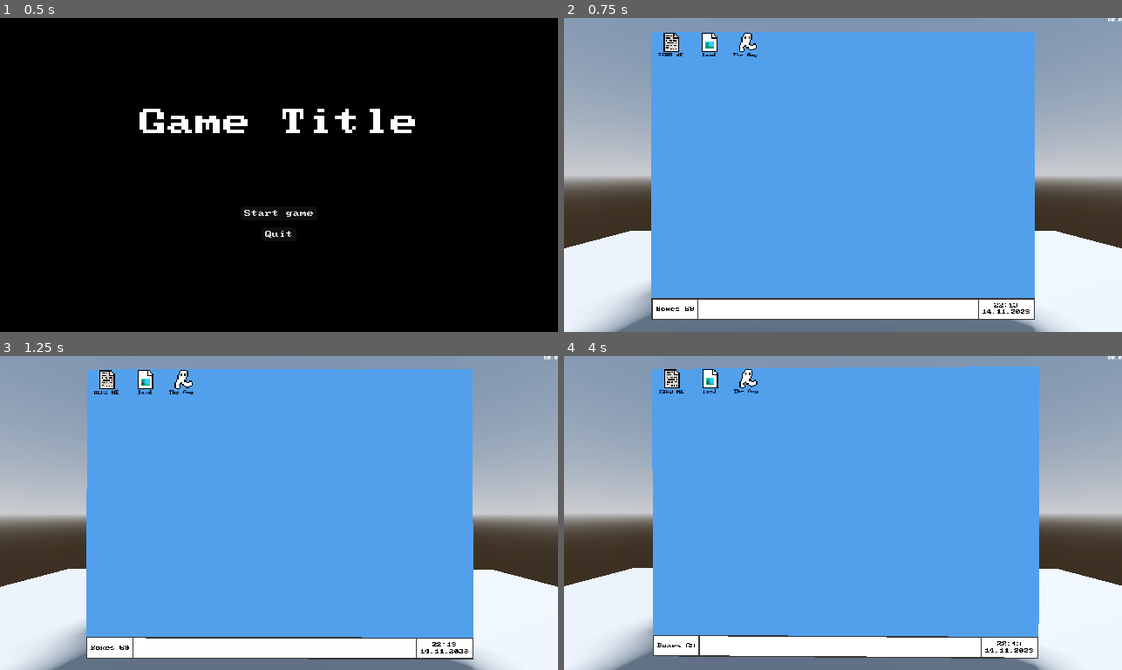
Above: before the commit, frames 1-4 (two rows, left to right).
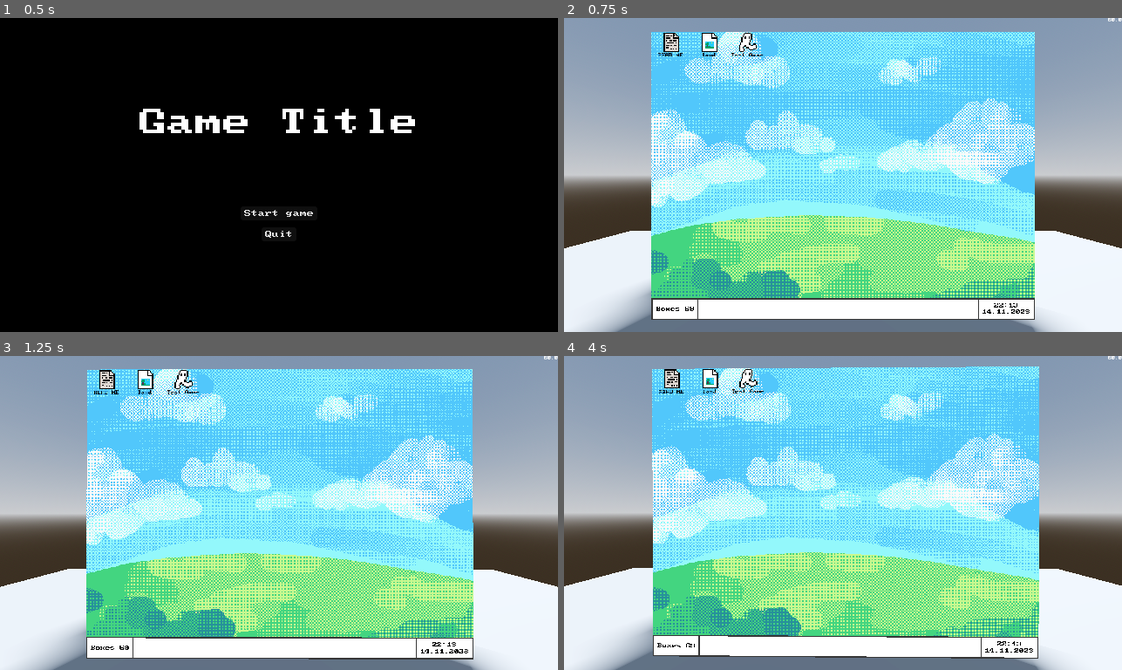
Above: after the commit, the same moments.

Repository: Neqdos/bad-ideas-game-jam-2026
Game: Godot game, scene res://ui/main_menu/main_menu.tscn
Same seed, same stepped clock (60 frames per second), same inputs: the game is played once before the commit and once after it.
Inputs (mouse positions are in pixels of both pictures, inside the frame that each line leads up to):
- Up to frame 1 (0.5 s): no input
- Up to frame 2 (0.75 s): click "Start game" at 0.5 s
- Up to frame 3 (1.25 s): no input
- Up to frame 4 (4 s): tap Enter at 1.25 s; move the mouse to (965, 497) at 1.27 s; hold D (right) 1.28-2 s; hold Space (jump) 1.28-2 s; click (965, 497) at 1.42 s; drag from (731, 528) to (815, 575) at 2.02 s; move the mouse to (898, 443) at 2.77 s; hold D (right) 2.78-3.5 s; hold Ctrl (crouch) 2.78-3.5 s; click (898, 443) at 2.92 s; tap Space (jump) at 3.05 s; drag from (815, 575) to (675, 465) at 3.52 s

Frame 1 is identical in both runs. In frame 2, 58% of the frame differs, in the area x 15-85%, y 4-90%; in frame 3, 59%; in frame 4, 59%, in the area x 15-86%, y 3-90%.
Error after the commit: Invalid access to property or key 'settings' on a base object of type 'Nil'. (res://ui/pause_menu/settings/settings.gd:26)

Commit message:
file tiles

Diff:
--- a/_autoloads/desktop_manager.gd
+++ b/_autoloads/desktop_manager.gd
@@ -2,6 +2,8 @@
 
 signal window_grab_focus(window: FileWindow)
 signal taskbar_icon_hovered(taskbar_icon: TaskbarIcon)
+
+signal desktop_icon_dropped(desktop_icon: DesktopIcon, from: Vector2i)
 
 const DESKTOP_ICON_SCENE = preload("uid://d2cy4fxujo4kc")
 
--- /dev/null
+++ b/_shaders/grayscale.gdshader
@@ -0,0 +1,9 @@
+shader_type canvas_item;
+
+uniform bool is_on = true;
+
+void fragment() {
+	if (is_on){
+		COLOR.rgb = mix(vec3((COLOR.r + COLOR.g + COLOR.b) / 3.0),  vec3(0.299 * COLOR.r + 0.587 * COLOR.g + 0.114 * COLOR.b), 1.0);
+	}
+}
--- a/desktop/desktop.tscn
+++ b/desktop/desktop.tscn
@@ -2,10 +2,11 @@
 
 [ext_resource type="Theme" uid="uid://bhpbpwq32ojxt" path="res://ui/themes/desktop_theme.tres" id="1_87qqj"]
 [ext_resource type="Script" uid="uid://dg81en2kfra8h" path="res://desktop/desktop.gd" id="1_c6ot5"]
+[ext_resource type="Texture2D" uid="uid://b45umqf885fhb" path="res://desktop/wallpaper.png" id="3_6vopt"]
 [ext_resource type="PackedScene" uid="uid://d2cy4fxujo4kc" path="res://desktop/desktop_icon.tscn" id="3_py4qr"]
 [ext_resource type="Resource" uid="uid://dw886wwb4bdxg" path="res://desktop/files/readme.tres" id="4_hbe16"]
 [ext_resource type="Resource" uid="uid://jrdh6pxic0ii" path="res://desktop/files/land/land.tres" id="4_irqsv"]
-[ext_resource type="Resource" uid="uid://b42hg020rk3m0" path="res://desktop/files/platformer/platformer.tres" id="5_hbe16"]
+[ext_resource type="Resource" uid="uid://b42hg020rk3m0" path="res://desktop/files/test_game/test_game.tres" id="5_hbe16"]
 
 [sub_resource type="StyleBoxFlat" id="StyleBoxFlat_my12u"]
 content_margin_left = 8.0
@@ -52,14 +53,14 @@
 theme = ExtResource("1_87qqj")
 script = ExtResource("1_c6ot5")
 
-[node name="BG" type="ColorRect" parent="." unique_id=1351861265]
+[node name="BG" type="TextureRect" parent="." unique_id=1712644097]
 layout_mode = 1
 anchors_preset = 15
 anchor_right = 1.0
 anchor_bottom = 1.0
 grow_horizontal = 2
 grow_vertical = 2
-color = Color(0.2604, 0.4922399, 0.84, 1)
+texture = ExtResource("3_6vopt")
 
 [node name="DesktopIconContainer" type="Control" parent="." unique_id=2088023451 groups=["desktop_icon_container"]]
 layout_mode = 1
--- a/desktop/desktop_icon.gd
+++ b/desktop/desktop_icon.gd
@@ -62,21 +62,28 @@
 	new_task_bar_icon.visible = false
 	task_bar.add_child.call_deferred(new_task_bar_icon)
 
-	position_to_grid()
+	move_to_pos(get_grid_pos_from_position())
 
-func position_to_grid() -> void:
-	var new_grid_pos: Vector2i = get_grid_pos_from_position()
+func move_to_pos(pos: Vector2i) -> void:
+	var found_file_icon: DesktopIcon = DesktopManager.get_file_icon_at_position(pos)
 
-	var found_file_icon: DesktopIcon = DesktopManager.get_file_icon_at_position(new_grid_pos)
+	if is_instance_valid(found_file_icon): found_file_icon.grid_pos = grid_pos
+	grid_pos = pos
 
-	if is_instance_valid(found_file_icon):
-		found_file_icon.grid_pos = grid_pos
-
-	grid_pos = new_grid_pos
 
 func get_grid_pos_from_position() -> Vector2i:
 	return (global_position / TILE_SIZE).round()
 
+
+func start_move() -> void:
+	is_being_moved = true
+	top_level = true
+
+func end_move() -> void:
+	is_being_moved = false
+	top_level = false
+	DesktopManager.desktop_icon_dropped.emit(self, grid_pos)
+	move_to_pos(get_grid_pos_from_position())
 
 func set_icon_and_name() -> void:
 	if !is_node_ready(): await ready
@@ -106,14 +113,12 @@
 func _on_button_up() -> void:
 	is_pressed = false
 
-	if is_being_moved:
-		is_being_moved = false
-		position_to_grid()
+	if is_being_moved: end_move()
 
-func _process(delta: float) -> void:
+func _process(_delta: float) -> void:
 	if Engine.is_editor_hint(): return
 
 	if is_being_moved:
 		global_position = get_global_mouse_position() - move_offset
 	elif is_pressed and move_offset.distance_squared_to(get_global_mouse_position() - global_position) > 16.0:
-		is_being_moved = true
+		start_move()
--- /dev/null
+++ b/desktop/file_tile/file_tile.gd
@@ -0,0 +1,39 @@
+extends Area2D
+class_name FileTile
+
+signal file_placed()
+
+@export var file_res: FileResource
+
+@onready var icon: Sprite2D = %Icon
+
+var is_hovered: bool = false
+
+var icon_grayscale_shader: ShaderMaterial
+
+func _ready() -> void:
+	DesktopManager.desktop_icon_dropped.connect(_on_desktop_icon_dropped)
+
+	mouse_entered.connect(_on_mouse_entered)
+	mouse_exited.connect(_on_mouse_exited)
+
+	icon_grayscale_shader = icon.material
+	icon.texture = file_res.icon
+
+func _on_mouse_entered() -> void:
+	is_hovered = true
+
+func _on_mouse_exited() -> void:
+	is_hovered = false
+
+func _on_desktop_icon_dropped(desktop_icon: DesktopIcon, from: Vector2i) -> void:
+	await get_tree().physics_frame
+	await get_tree().physics_frame
+
+	if !is_hovered: return
+	if desktop_icon.file_res != file_res: return
+
+	icon_grayscale_shader.set_shader_parameter("is_on", false)
+	file_placed.emit()
+
+	desktop_icon.move_to_pos(from)
--- /dev/null
+++ b/desktop/file_tile/file_tile.tscn
@@ -0,0 +1,67 @@
+[gd_scene format=3 uid="uid://br8lyylghpxpj"]
+
+[ext_resource type="Script" uid="uid://ufmjk07p4mwj" path="res://desktop/file_tile/file_tile.gd" id="1_5e8yi"]
+[ext_resource type="Shader" uid="uid://bphre67tsgqmw" path="res://_shaders/grayscale.gdshader" id="2_bfjus"]
+[ext_resource type="Texture2D" uid="uid://xe6t5cofvtb2" path="res://desktop/_file_icons/image_file_icon.png" id="3_u7crq"]
+[ext_resource type="Texture2D" uid="uid://dowgtrj7xbbiy" path="res://desktop/file_tile/file_tile_border.png" id="4_s4txc"]
+
+[sub_resource type="RectangleShape2D" id="RectangleShape2D_0jbb2"]
+size = Vector2(24, 24)
+
+[sub_resource type="ShaderMaterial" id="ShaderMaterial_sk3lt"]
+shader = ExtResource("2_bfjus")
+shader_parameter/is_on = true
+
+[sub_resource type="AtlasTexture" id="AtlasTexture_5e8yi"]
+atlas = ExtResource("4_s4txc")
+region = Rect2(0, 0, 24, 24)
+
+[sub_resource type="AtlasTexture" id="AtlasTexture_bfjus"]
+atlas = ExtResource("4_s4txc")
+region = Rect2(24, 0, 24, 24)
+
+[sub_resource type="AtlasTexture" id="AtlasTexture_u7crq"]
+atlas = ExtResource("4_s4txc")
+region = Rect2(48, 0, 24, 24)
+
+[sub_resource type="AtlasTexture" id="AtlasTexture_s4txc"]
+atlas = ExtResource("4_s4txc")
+region = Rect2(72, 0, 24, 24)
+
+[sub_resource type="SpriteFrames" id="SpriteFrames_rqs1b"]
+animations = [{
+"frames": [{
+"duration": 1.0,
+"texture": SubResource("AtlasTexture_5e8yi")
+}, {
+"duration": 1.0,
+"texture": SubResource("AtlasTexture_bfjus")
+}, {
+"duration": 1.0,
+"texture": SubResource("AtlasTexture_u7crq")
+}, {
+"duration": 1.0,
+"texture": SubResource("AtlasTexture_s4txc")
+}],
+"loop": true,
+"name": &"default",
+"speed": 12.0
+}]
+
+[node name="FileTile" type="Area2D" unique_id=362535691]
+modulate = Color(1, 1, 1, 0.5)
+script = ExtResource("1_5e8yi")
+metadata/_custom_type_script = "uid://ufmjk07p4mwj"
+
+[node name="CollisionShape2D" type="CollisionShape2D" parent="." unique_id=2031579239]
+shape = SubResource("RectangleShape2D_0jbb2")
+
+[node name="Icon" type="Sprite2D" parent="." unique_id=214129650]
+unique_name_in_owner = true
+material = SubResource("ShaderMaterial_sk3lt")
+texture = ExtResource("3_u7crq")
+
+[node name="Border" type="AnimatedSprite2D" parent="." unique_id=1587682380]
+sprite_frames = SubResource("SpriteFrames_rqs1b")
+autoplay = "default"
+frame_progress = 0.24745351
--- a/desktop/file_window.tscn
+++ b/desktop/file_window.tscn
@@ -1,7 +1,7 @@
 [gd_scene format=3 uid="uid://wr7j6c1jo6j2"]
 
 [ext_resource type="Script" uid="uid://b3ybhoe5ijkgr" path="res://desktop/file_window.gd" id="1_f8wid"]
-[ext_resource type="Texture2D" uid="uid://r1mj0d6f1hjm" path="res://desktop/files/platformer/player.png" id="2_dohsy"]
+[ext_resource type="Texture2D" uid="uid://r1mj0d6f1hjm" path="res://desktop/files/test_game/tg_player.png" id="2_dohsy"]
 
 [sub_resource type="StyleBoxFlat" id="StyleBoxFlat_3sgau"]
 bg_color = Color(1, 1, 1, 1)
@@ -79,6 +79,7 @@
 unique_name_in_owner = true
 handle_input_locally = false
 canvas_item_default_texture_filter = 0
+physics_object_picking = true
 gui_disable_input = true
 size = Vector2i(2, 2)
 render_target_update_mode = 4
--- a/desktop/files/platformer/platformer.tres
+++ /dev/null
@@ -1,13 +0,0 @@
-[gd_resource type="Resource" script_class="AppFileResource" format=3 uid="uid://b42hg020rk3m0"]
-
-[ext_resource type="Texture2D" uid="uid://r1mj0d6f1hjm" path="res://desktop/files/platformer/player.png" id="1_l24ap"]
-[ext_resource type="Script" uid="uid://v1qyypsjrqi8" path="res://desktop/file_resources/app_file_resource.gd" id="1_ulkc2"]
-[ext_resource type="PackedScene" uid="uid://dbkys18npy7nu" path="res://desktop/files/platformer/platformer_app.tscn" id="2_3nn3x"]
-
-[resource]
-script = ExtResource("1_ulkc2")
-scene = ExtResource("2_3nn3x")
-name = "The Guy and the Platforms 2D Ultimate Edition Kiwami (Kiwami means Extreme)"
-icon = ExtResource("1_l24ap")
-window_size = Vector2(400, 200)
-metadata/_custom_type_script = "uid://v1qyypsjrqi8"
--- /dev/null
+++ b/desktop/files/test_game/test_game.gd
@@ -0,0 +1,11 @@
+extends Node2D
+
+@export var bg: ColorRect
+@export var file_tile: FileTile
+
+func _ready() -> void:
+	file_tile.file_placed.connect(_on_file_placed)
+
+func _on_file_placed() -> void:
+	bg.color = Color(0.141, 0.44, 0.74, 1.0)
+	file_tile.visible = false
--- /dev/null
+++ b/desktop/files/test_game/test_game.tres
@@ -0,0 +1,13 @@
+[gd_resource type="Resource" script_class="AppFileResource" format=3 uid="uid://b42hg020rk3m0"]
+
+[ext_resource type="Texture2D" uid="uid://r1mj0d6f1hjm" path="res://desktop/files/test_game/tg_player.png" id="1_21ecy"]
+[ext_resource type="PackedScene" uid="uid://dbkys18npy7nu" path="res://desktop/files/test_game/test_game.tscn" id="2_2nakb"]
+[ext_resource type="Script" uid="uid://v1qyypsjrqi8" path="res://desktop/file_resources/app_file_resource.gd" id="3_kpkgb"]
+
+[resource]
+script = ExtResource("3_kpkgb")
+scene = ExtResource("2_2nakb")
+name = "Test Game"
+icon = ExtResource("1_21ecy")
+window_size = Vector2(400, 200)
+metadata/_custom_type_script = "uid://v1qyypsjrqi8"
--- a/desktop/files/platformer/platformer_app.tscn
+++ b/desktop/files/test_game/test_game.tscn
@@ -1,11 +1,14 @@
 [gd_scene format=4 uid="uid://dbkys18npy7nu"]
 
-[ext_resource type="Texture2D" uid="uid://c264c20jvyb5g" path="res://desktop/files/platformer/tiles.png" id="1_fhvqi"]
-[ext_resource type="PackedScene" uid="uid://iaqmpigt06jf" path="res://desktop/files/platformer/platformer_player.tscn" id="2_efrcy"]
-[ext_resource type="Script" uid="uid://dqj5h7cdjpw0n" path="res://desktop/files/platformer/platformer_app_input.gd" id="3_3qp1n"]
+[ext_resource type="Script" uid="uid://cmmvcip2dtji4" path="res://desktop/files/test_game/test_game.gd" id="1_00j6r"]
+[ext_resource type="Texture2D" uid="uid://c264c20jvyb5g" path="res://desktop/files/test_game/tiles.png" id="2_d7nc3"]
+[ext_resource type="PackedScene" uid="uid://br8lyylghpxpj" path="res://desktop/file_tile/file_tile.tscn" id="3_ptayv"]
+[ext_resource type="Resource" uid="uid://jrdh6pxic0ii" path="res://desktop/files/land/land.tres" id="4_7p5dy"]
+[ext_resource type="PackedScene" uid="uid://iaqmpigt06jf" path="res://desktop/files/test_game/tg_player.tscn" id="5_3wa2p"]
+[ext_resource type="Script" uid="uid://dqj5h7cdjpw0n" path="res://desktop/files/test_game/test_game_input.gd" id="6_148a7"]
 
 [sub_resource type="TileSetAtlasSource" id="TileSetAtlasSource_efrcy"]
-texture = ExtResource("1_fhvqi")
+texture = ExtResource("2_d7nc3")
 0:0/0 = 0
 1:0/0 = 0
 1:0/0/physics_layer_0/polygon_0/points = PackedVector2Array(-8, -8, 8, -8, 8, 8, -8, 8)
@@ -15,7 +18,10 @@
 physics_layer_0/collision_layer = 1
 sources/0 = SubResource("TileSetAtlasSource_efrcy")
 
-[node name="PlatformerApp" type="Node2D" unique_id=1059420529]
+[node name="TestGame" type="Node2D" unique_id=1059420529 node_paths=PackedStringArray("bg", "file_tile")]
+script = ExtResource("1_00j6r")
+bg = NodePath("CanvasLayer/ColorRect")
+file_tile = NodePath("FileTile")
 
 [node name="CanvasLayer" type="CanvasLayer" parent="." unique_id=1265327421]
 layer = -1
@@ -26,6 +32,7 @@
 anchor_bottom = 1.0
 grow_horizontal = 2
 grow_vertical = 2
+mouse_filter = 2
 color = Color(0, 0, 0, 1)
 
 [node name="Label" type="Label" parent="CanvasLayer" unique_id=964443140]
@@ -43,7 +50,7 @@
 tile_map_data = PackedByteArray("AAD7/wYAAAABAAAAAAD8/wYAAAABAAAAAAD9/wYAAAABAAAAAAD+/wYAAAABAAAAAAD//wYAAAABAAAAAAAAAA …(1808 unchanged characters)…
 tile_set = SubResource("TileSet_ldjnn")
 
-[node name="Player" parent="." unique_id=1747451016 node_paths=PackedStringArray("input") instance=ExtResource("2_efrcy")]
+[node name="Player" parent="." unique_id=1747451016 node_paths=PackedStringArray("input") instance=ExtResource("5_3wa2p")]
 input = NodePath("PlatformerAppInput")
 
 [node name="Camera2D" type="Camera2D" parent="Player" unique_id=1570807572]
@@ -51,6 +58,10 @@
 position_smoothing_enabled = true
 position_smoothing_speed = 4.0
 
-[node name="PlatformerAppInput" type="Node" parent="Player" unique_id=1263055127 node_paths=PackedStringArray("platformer_app_node")]
-script = ExtResource("3_3qp1n")
-platformer_app_node = NodePath("../..")
+[node name="PlatformerAppInput" type="Node" parent="Player" unique_id=1263055127 node_paths=PackedStringArray("app_node")]
+script = ExtResource("6_148a7")
+app_node = NodePath("../..")
+
+[node name="FileTile" parent="." unique_id=611094426 instance=ExtResource("3_ptayv")]
+position = Vector2(72, 24)
+file_res = ExtResource("4_7p5dy")
--- a/desktop/files/platformer/platformer_app_input.gd
+++ b/desktop/files/test_game/test_game_input.gd
@@ -1,7 +1,7 @@
 extends Node
-class_name PlatformerAppInput
+class_name TestGameInput
 
-@export var platformer_app_node: Node2D
+@export var app_node: Node2D
 
 var input_dir_x: float = 0.0
 
@@ -9,8 +9,8 @@
 
 var did_reset: bool = false
 
-func _physics_process(delta: float) -> void:
-	var viewport: SubViewport = platformer_app_node.get_parent()
+func _physics_process(_delta: float) -> void:
+	var viewport: SubViewport = app_node.get_parent()
 	if viewport.gui_disable_input:
 		if !did_reset: reset()
 		return
--- a/_autoloads/saves/save_manager.gd
+++ b/desktop/files/test_game/tg_player.gd
@@ -1,19 +1,20 @@
-extends Node
+extends CharacterBody2D
 
-const SETTINGS_PATH: String = "user://settings.tres"
+@export var input: TestGameInput
 
-var settings: SettingsResource
+const SPEED: float = 128.0
+const JUMP_POWER: float = 256.0
 
-func _ready() -> void:
-	load_settings()
+const GRAVITY: float = 16.0
 
-func load_settings() -> void:
-	if FileAccess.file_exists(SETTINGS_PATH):
-		settings = ResourceLoader.load(SETTINGS_PATH)
+func _physics_process(_delta: float) -> void:
+	velocity.x = input.input_dir_x * SPEED
+
+	if input.just_jumped and is_on_floor():
+		velocity.y = -JUMP_POWER
+	elif !is_on_floor():
+		velocity.y += GRAVITY
 	else:
-		settings = SettingsResource.new()
+		velocity.y = 0.0
 
-	settings.apply()
-
-func save_settings() -> void:
-	ResourceSaver.save(settings, SETTINGS_PATH)
+	move_and_slide()
--- a/desktop/files/platformer/platformer_player.tscn
+++ b/desktop/files/test_game/tg_player.tscn
@@ -1,17 +1,18 @@
 [gd_scene format=3 uid="uid://iaqmpigt06jf"]
 
-[ext_resource type="Texture2D" uid="uid://r1mj0d6f1hjm" path="res://desktop/files/platformer/player.png" id="1_i4pd5"]
-[ext_resource type="Script" uid="uid://gt0jrgel5qkc" path="res://desktop/files/platformer/platformer_player.gd" id="1_p7i5p"]
+[ext_resource type="Script" uid="uid://gt0jrgel5qkc" path="res://desktop/files/test_game/tg_player.gd" id="1_q5m88"]
+[ext_resource type="Texture2D" uid="uid://r1mj0d6f1hjm" path="res://desktop/files/test_game/tg_player.png" id="2_rfhbw"]
 
 [sub_resource type="RectangleShape2D" id="RectangleShape2D_i4pd5"]
 size = Vector2(14, 12)
 
 [node name="Player" type="CharacterBody2D" unique_id=1747451016]
-script = ExtResource("1_p7i5p")
+collision_layer = 2
+script = ExtResource("1_q5m88")
 
 [node name="CollisionShape2D" type="CollisionShape2D" parent="." unique_id=881057287]
 shape = SubResource("RectangleShape2D_i4pd5")
 
 [node name="Sprite2D" type="Sprite2D" parent="." unique_id=628387882]
-texture = ExtResource("1_i4pd5")
+texture = ExtResource("2_rfhbw")
 offset = Vector2(0, -2)
--- a/desktop/taskbar_icon.tscn
+++ b/desktop/taskbar_icon.tscn
@@ -1,6 +1,6 @@
 [gd_scene format=3 uid="uid://bvtr7dqhmh358"]
 
-[ext_resource type="Texture2D" uid="uid://r1mj0d6f1hjm" path="res://desktop/files/platformer/player.png" id="1_dtpaj"]
+[ext_resource type="Texture2D" uid="uid://r1mj0d6f1hjm" path="res://desktop/files/test_game/tg_player.png" id="1_dtpaj"]
 [ext_resource type="Script" uid="uid://p8m6llc7sex6" path="res://desktop/taskbar_icon.gd" id="1_yrkim"]
 
 [node name="TaskBarIcon" type="TextureButton" unique_id=1489235890]
--- a/project.godot
+++ b/project.godot
@@ -145,7 +145,9 @@
 
 [layer_names]
 
+2d_physics/layer_1="world"
 3d_physics/layer_1="world"
+2d_physics/layer_2="player"
 3d_physics/layer_2="player"
 3d_physics/layer_3="control"
 3d_physics/layer_4="interaction"
Not shown, added: _shaders/grayscale.gdshader.uid
Not shown, added: desktop/file_tile/file_tile.gd.uid
Binary file added: desktop/file_tile/file_tile_border.png
Not shown, changed: desktop/file_tile/file_tile_border.png.import
Not shown, added: desktop/files/test_game/test_game.gd.uid
Renamed: desktop/files/platformer/platformer_app_input.gd.uid -> desktop/files/test_game/test_game_input.gd.uid
Renamed: desktop/files/platformer/platformer_player.gd.uid -> desktop/files/test_game/tg_player.gd.uid
Renamed: desktop/files/platformer/player.png -> desktop/files/test_game/tg_player.png
Not shown, added: desktop/files/test_game/tg_player.png.import
Renamed: desktop/files/platformer/tiles.png -> desktop/files/test_game/tiles.png
Not shown, added: desktop/files/test_game/tiles.png.import
Binary file added: desktop/wallpaper.png
(and 3 more such lines)
